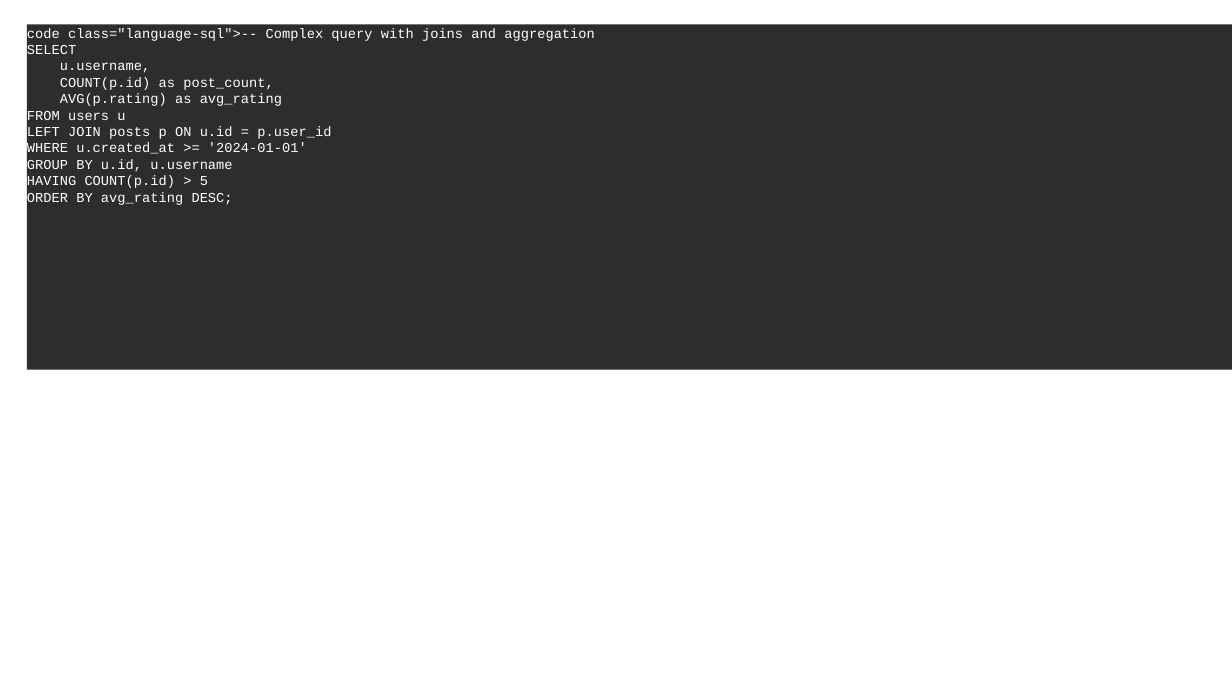
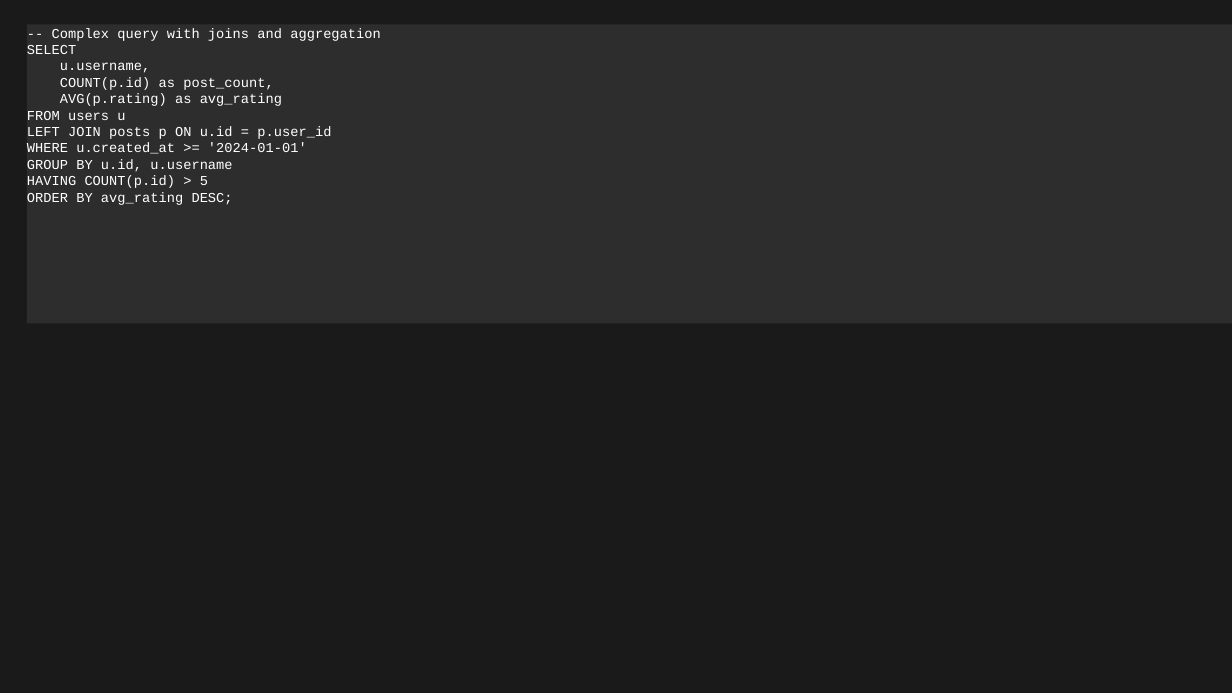
Before and after one commit to louisazhou/slidegenerator, a slide deck: slide 6 of output/comprehensive_demo_dark.pptx. Drawn at 1232x693 pixels with LibreOffice and Linux fonts; fonts in the diff are those of the drawing. Boxes give left, top, right and bottom in pixels: in the first picture for what was removed or moved away, otherwise in the second. Text is boxed around its words. In the diff, an @@ line names an element or a change of style, - is before the commit and + after.

```diff
--- a/output/comprehensive_demo_dark.pptx
+++ b/output/comprehensive_demo_dark.pptx
@@ background #FFFFFF to #1A1A1A @@
@@ text in rectangle at <box>27,28,381,205</box>: text changed @@
-code class="language-sql">-- Complex query with joins and aggregation
-SELECT
-u.username,
-COUNT(p.id) as post_count,
-AVG(p.rating) as avg_rating
-FROM users u
-LEFT JOIN posts p ON u.id = p.user_id
-WHERE u.created_at >= '2024-01-01'
-GROUP BY u.id, u.username
-HAVING COUNT(p.id) > 5
-ORDER BY avg_rating DESC;
+-- Complex query with joins and aggregation
+SELECT
+u.username,
+COUNT(p.id) as post_count,
+AVG(p.rating) as avg_rating
+FROM users u
+LEFT JOIN posts p ON u.id = p.user_id
+WHERE u.created_at >= '2024-01-01'
+GROUP BY u.id, u.username
+HAVING COUNT(p.id) > 5
+ORDER BY avg_rating DESC;
@@ rectangle "-- Complex query with joins ...": place and size @@
-rectangle "-- Complex query with joins ..." at <box>27,25,1232,370</box>
+rectangle "-- Complex query with joins ..." at <box>27,25,1232,324</box>
```
Also in this commit, not shown: 19 other slides changed, 13 other files.
